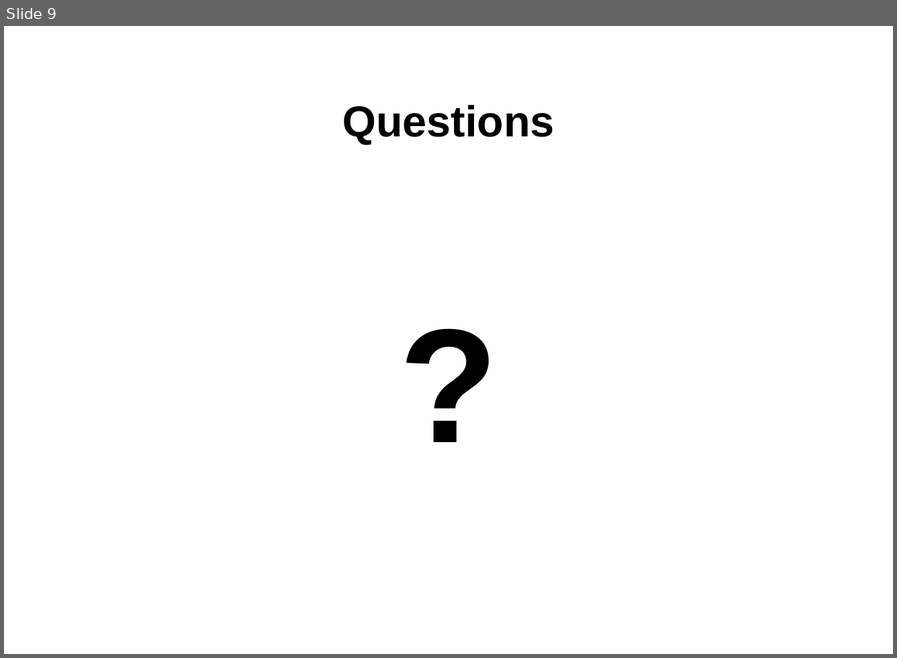
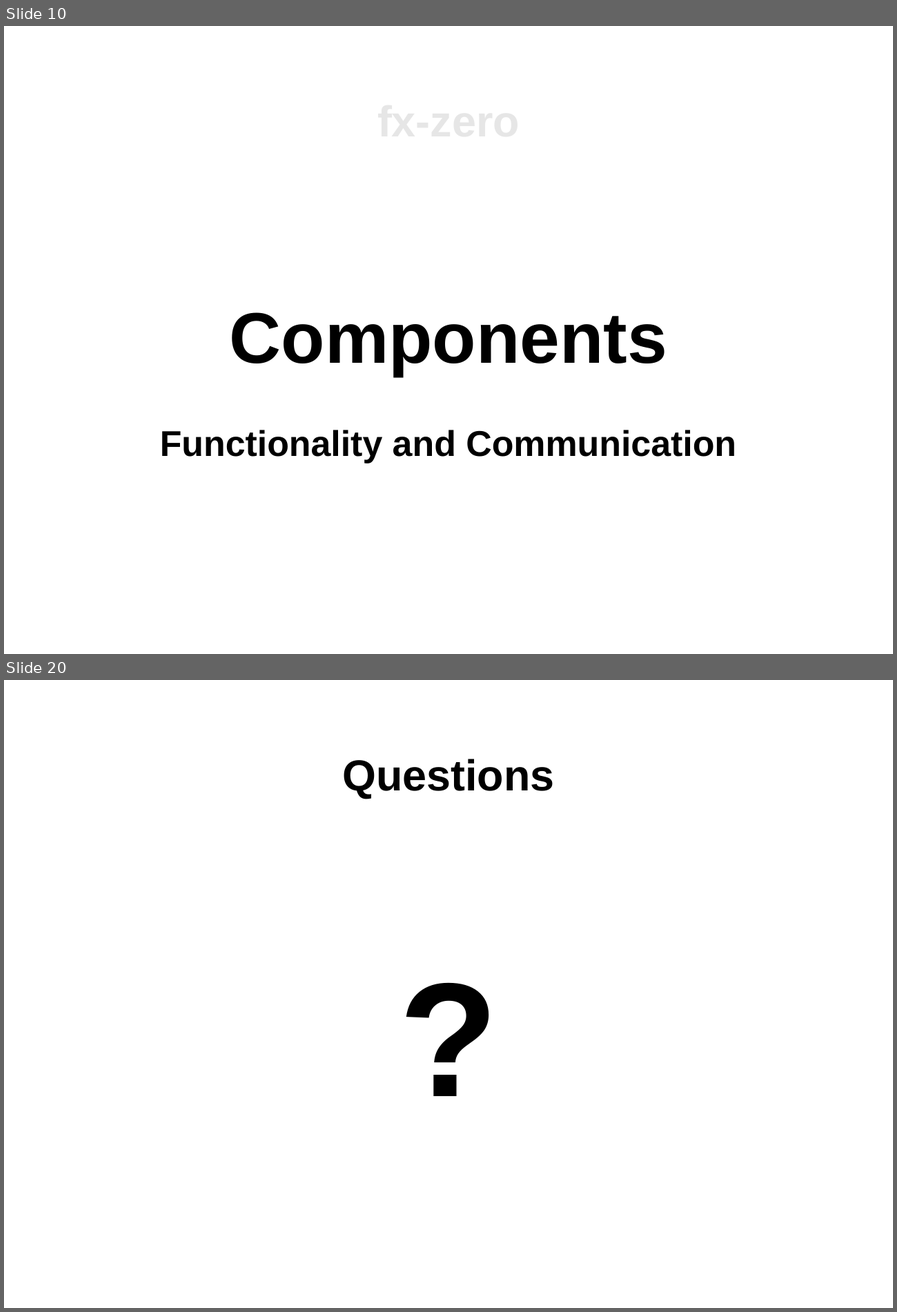
Before and after one commit to hsk81/fx-zero, a slide deck: doc/presentation/fx-zero.odp. Shown one above the other, each under a label of ours: slide 9 before the commit, slides 10 and 20 after it; the slides between them are not shown. The pictures are 897x658 and 897x1312 pixels, drawn with LibreOffice and Linux fonts; fonts in the diff are those of the drawing. Boxes give left, top, right and bottom in pixels: in the first picture for what was removed or moved away, otherwise in the second. Text is boxed around its words. In the diff, an @@ line names an element or a change of style, - is before the commit and + after.

Commit message:
Have extended the presentation by introducing a concept of presentation (overview, component functionality and communication, and component details).

```diff
--- a/doc/presentation/fx-zero.odp
+++ b/doc/presentation/fx-zero.odp
@@ slide 10 added at (4, 26, 893, 654), background #FFFFFF @@
@@ subtitle added at (160, 312, 736, 463), 48 pt, text #000000, bold @@
+Components
+Functionality and Communication
@@ what was slide 9 is now slide 20 @@
```
Also in this commit, not shown: 5 slides changed, 10 other slides added, 3 other files.
